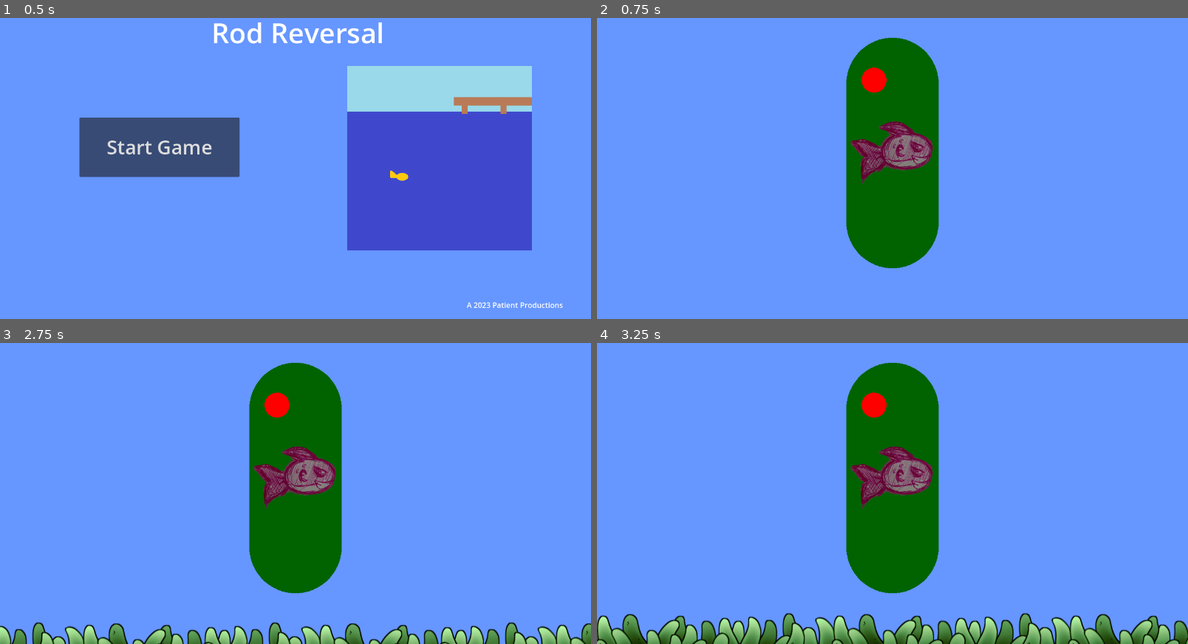
Above: before the commit, frames 1-4 (two rows, left to right).
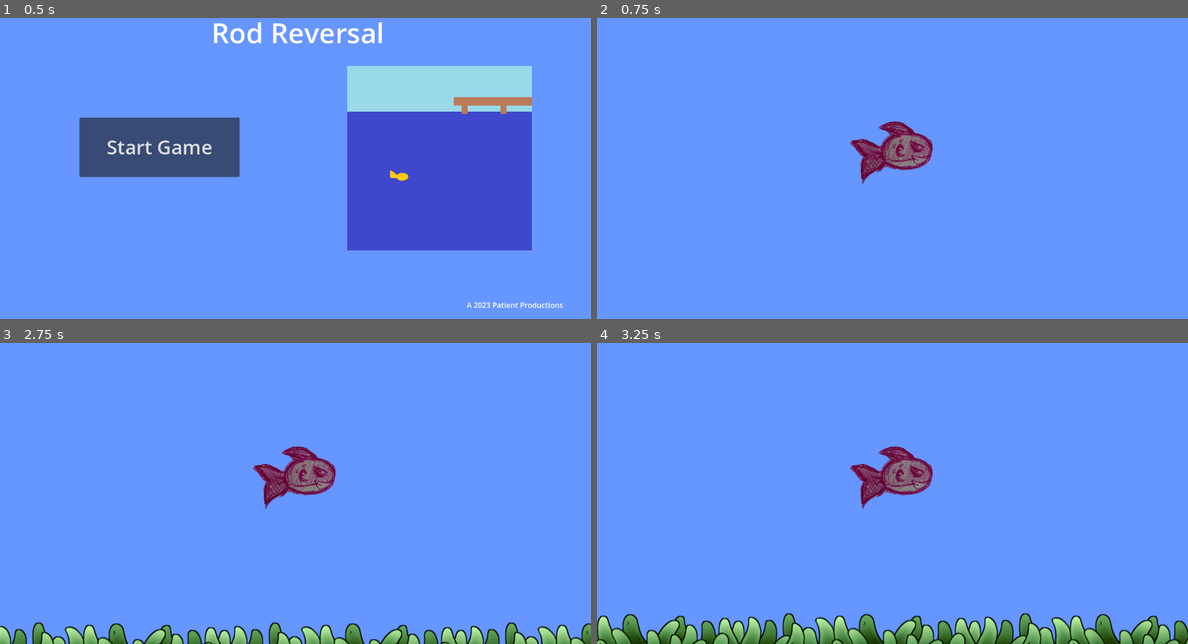
Above: after the commit, the same moments.

Repository: ZenithStar/gmtk_jam_2023
Game: Godot game, scene res://scenes/title_screen.tscn
Two runs of this game, one before a commit and one after it. Both use one fixed random seed, a clock stepped at 60 frames per second and the inputs below.
Inputs:
- Up to frame 1 (0.5 s): no input
- Up to frame 2 (0.75 s): click "Start Game" at 0.5 s
- Up to frame 3 (2.75 s): tap Enter at 1.25 s; hold Right (move_right) 1.28-2.03 s; tap Space at 2 s; hold Down (move_down) from 2.03 s (still down)
- Up to frame 4 (3.25 s): release Down (move_down) at 2.78 s; hold Right (move_right) from 2.78 s (still down)

Frame 1 is identical in both runs. In frame 2, 9.6% of the frame differs, in the area x 42-58%, y 6-84%; in frame 3, 9.6%; in frame 4, 9.6%.

Commit message:
Fixed the fish capsule collider to match the placeholder sketch

Diff:
--- a/scenes/test_level.tscn
+++ b/scenes/test_level.tscn
@@ -1,8 +1,7 @@
-[gd_scene load_steps=15 format=3 uid="uid://dq34o6bnybbm2"]
+[gd_scene load_steps=13 format=3 uid="uid://dq34o6bnybbm2"]
 
 [ext_resource type="Shader" path="res://scripts/water_effect.gdshader" id="1_56v21"]
 [ext_resource type="TileSet" uid="uid://cmcpnwdeph0tl" path="res://assets/Mossy Tileset/tileset.tres" id="3_uuwx7"]
-[ext_resource type="Script" path="res://scripts/VisibleCollisionShape2D.gd" id="4_01red"]
 [ext_resource type="Script" path="res://scenes/Fish.gd" id="4_6w2pj"]
 [ext_resource type="Shader" path="res://scripts/water_distoration.gdshader" id="4_8wj7c"]
 [ext_resource type="Shader" path="res://scripts/wind_waker_water.gdshader" id="4_h0shh"]
@@ -24,11 +23,8 @@
 shader_parameter/offset = Vector2(0, 0)
 
 [sub_resource type="CapsuleShape2D" id="CapsuleShape2D_bht2k"]
-radius = 100.0
-height = 400.0
-
-[sub_resource type="CircleShape2D" id="CircleShape2D_ow4k1"]
-radius = 27.0185
+radius = 41.0
+height = 114.0
 
 [sub_resource type="ImageTexture" id="ImageTexture_i8v4e"]
 
@@ -70,15 +66,9 @@
 script = ExtResource("4_6w2pj")
 
 [node name="CollisionShape2D" type="CollisionShape2D" parent="Fish"]
+position = Vector2(30, -3)
+rotation = 1.57079
 shape = SubResource("CapsuleShape2D_bht2k")
-script = ExtResource("4_01red")
-color = Color(0, 0.388235, 0, 1)
-
-[node name="VisibleCollisionShape2D" type="CollisionShape2D" parent="Fish/CollisionShape2D"]
-position = Vector2(-40, -158)
-shape = SubResource("CircleShape2D_ow4k1")
-script = ExtResource("4_01red")
-color = Color(1, 0, 0, 1)
 
 [node name="Camera2D" type="Camera2D" parent="Fish"]
 
